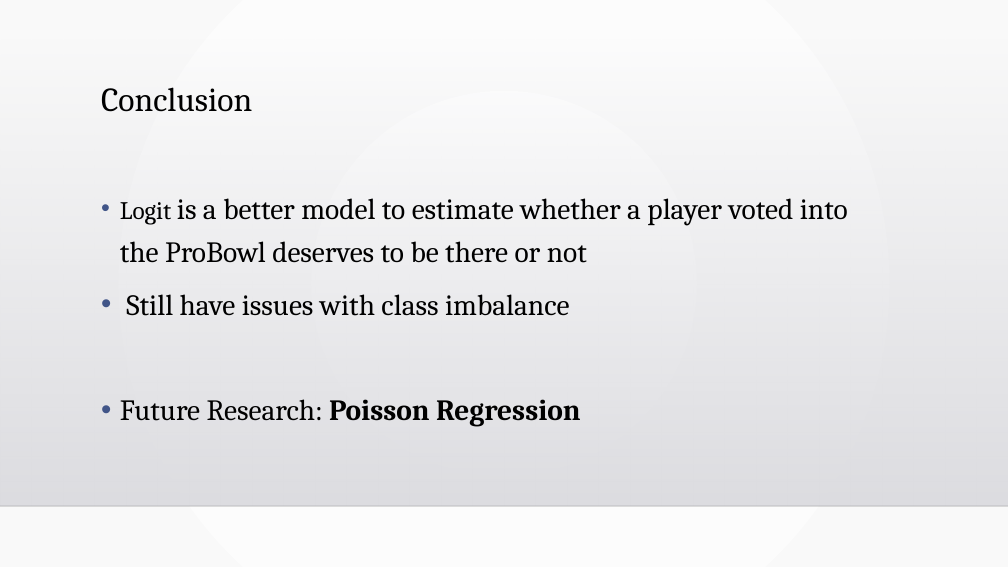
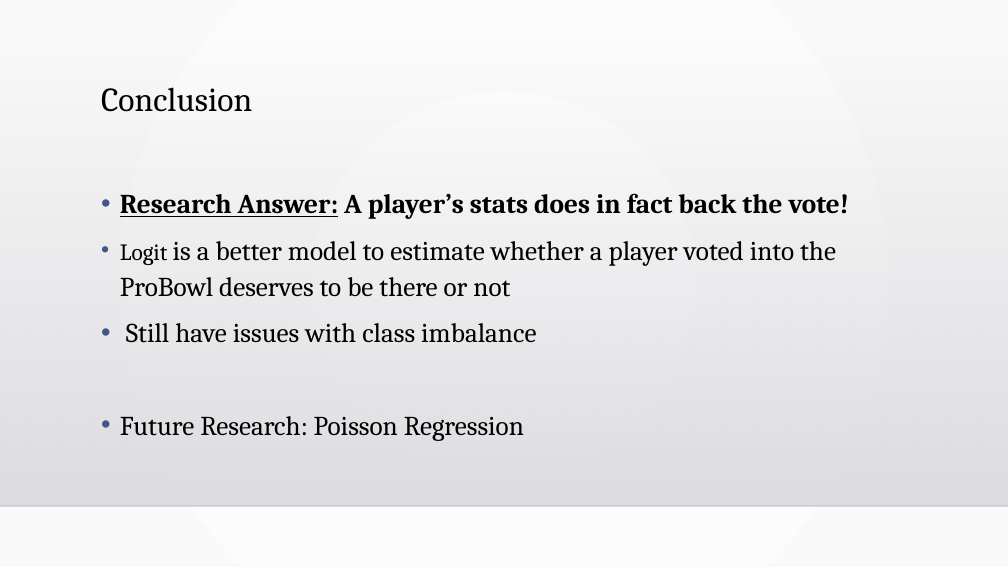
Before and after one commit to alou127/ds_projects, a slide deck: slide 13 of project_2_powepoin.pptx. Drawn at 1008x567 pixels with LibreOffice and Linux fonts; fonts in the diff are those of the drawing; background and template pictures are left out. Boxes give left, top, right and bottom in pixels: in the first picture for what was removed or moved away, otherwise in the second. Text is boxed around its words. In the diff, an @@ line names an element or a change of style, - is before the commit and + after.

```diff
--- a/project_2_powepoin.pptx
+++ b/project_2_powepoin.pptx
@@ text at (120, 193, 849, 219): paragraph added @@
+• Research Answer: A player’s stats does in fact back the vote!
@@ text at (120, 241, 836, 441): size 24 to 22.2 pt in "Logit"; size 28 to 25.9 pt in "is a better model to estimate whether ...", "Still have issues with class imbalance", "Future Research: Poisson Regression"; bold off in "Poisson Regression"; line spacing 1.2 to 1.1 @@
```
Also in this commit, not shown: 2 other slides changed, 1 other file.
